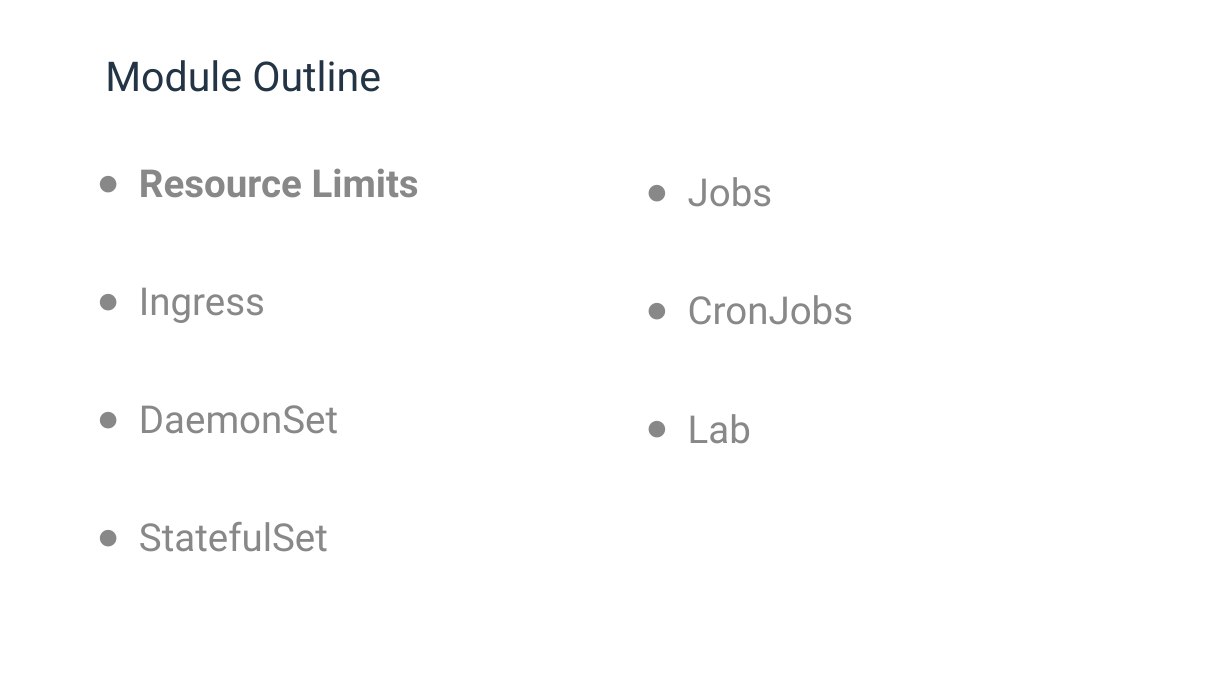
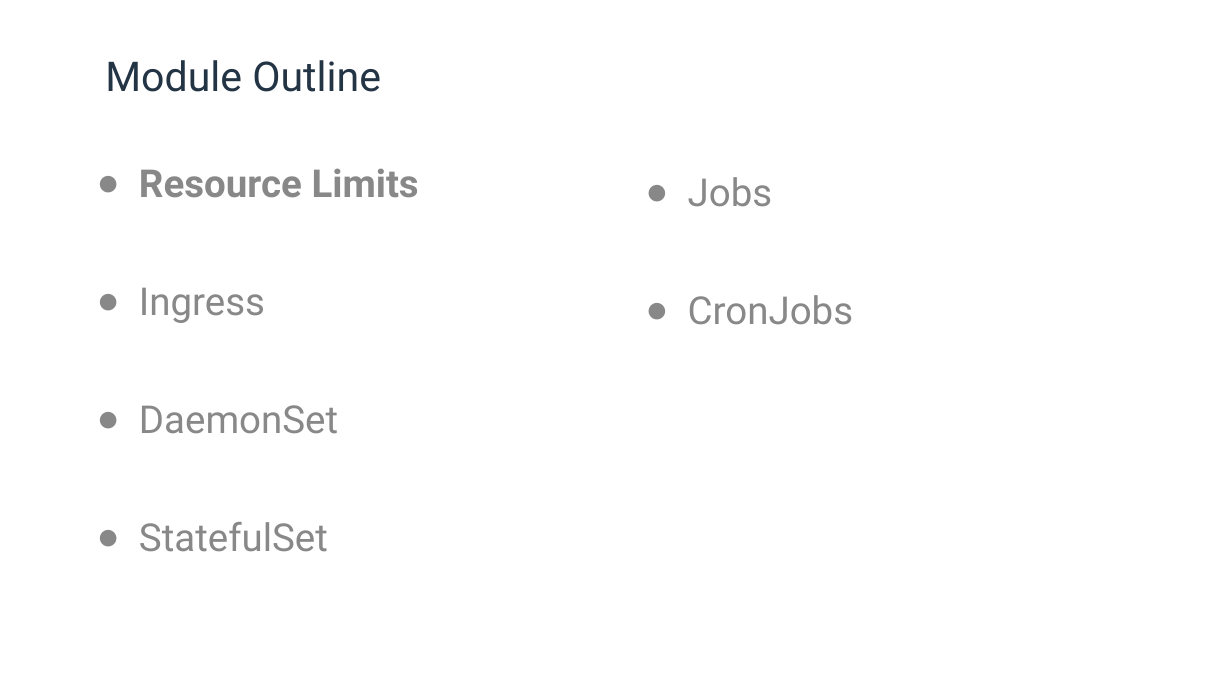
Before and after one commit to skalra896-nutanix/int-k8s, a slide deck: slide 2 of slides/05_advanced_objects.pptx. Drawn at 1232x693 pixels with LibreOffice and Linux fonts; fonts in the diff are those of the drawing; background and template pictures are left out. Boxes give left, top, right and bottom in pixels: in the first picture for what was removed or moved away, otherwise in the second. Text is boxed around its words. In the diff, an @@ line names an element or a change of style, - is before the commit and + after.

```diff
--- a/slides/05_advanced_objects.pptx
+++ b/slides/05_advanced_objects.pptx
@@ text at (688,414,751,444): paragraph removed @@
-● Lab
```
Also in this commit, not shown: 9 other slides changed, 1 slide removed.
